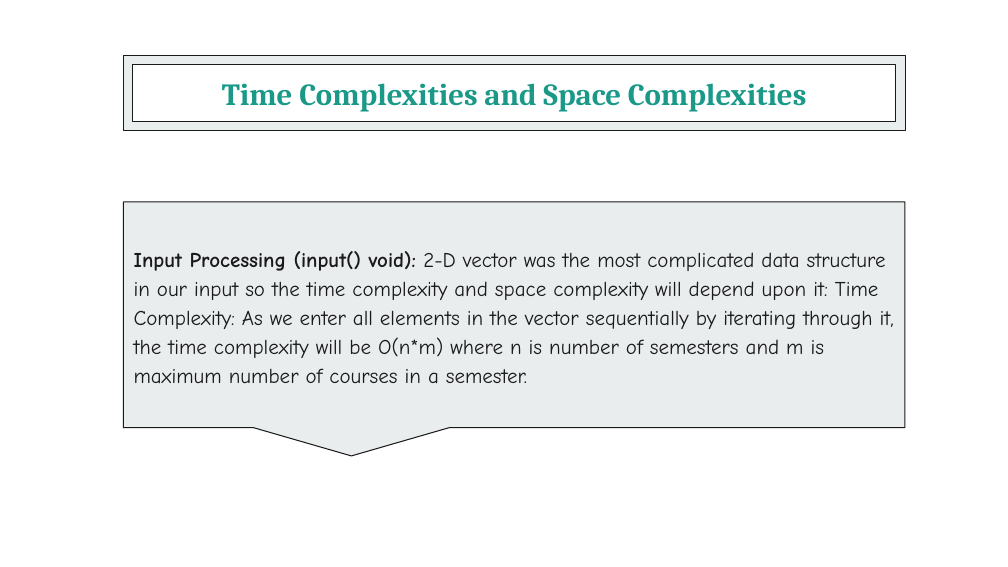
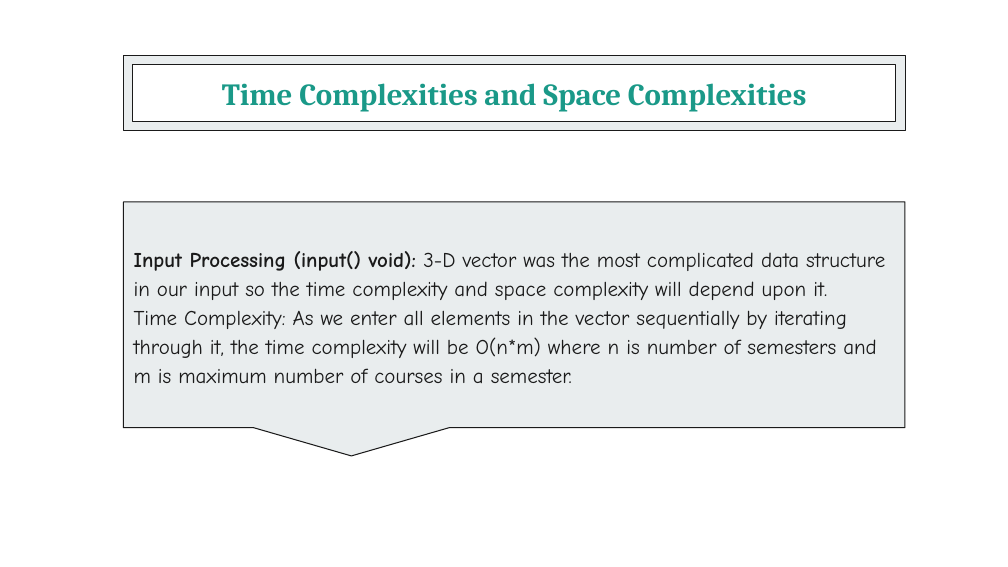
Before and after one commit to Shamit2105/Timetable, a slide deck: slide 9 of Untitled presentation.pptx. Drawn at 1008x567 pixels with LibreOffice and Linux fonts; fonts in the diff are those of the drawing. Boxes give left, top, right and bottom in pixels: in the first picture for what was removed or moved away, otherwise in the second. Text is boxed around its words. In the diff, an @@ line names an element or a change of style, - is before the commit and + after.

```diff
--- a/Untitled presentation.pptx
+++ b/Untitled presentation.pptx
@@ text in speech box at box(134, 251, 885, 383): text changed @@
-Input Processing (input() void): 2-D vector was the most complicated data structure in our input so the time complexity and space complexity will depend upon it: Time Complexity: As we enter all elements in the vector sequentially by iterating through it, the time complexity will be O(n*m) where n is number of semesters and m is maximum number of courses in a semester.
+Input Processing (input() void): 3-D vector was the most complicated data structure in our input so the time complexity and space complexity will depend upon it.
+Time Complexity: As we enter all elements in the vector sequentially by iterating through it, the time complexity will be O(n*m) where n is number of semesters and m is maximum number of courses in a semester.
```
Also in this commit, not shown: 2 other slides changed.
